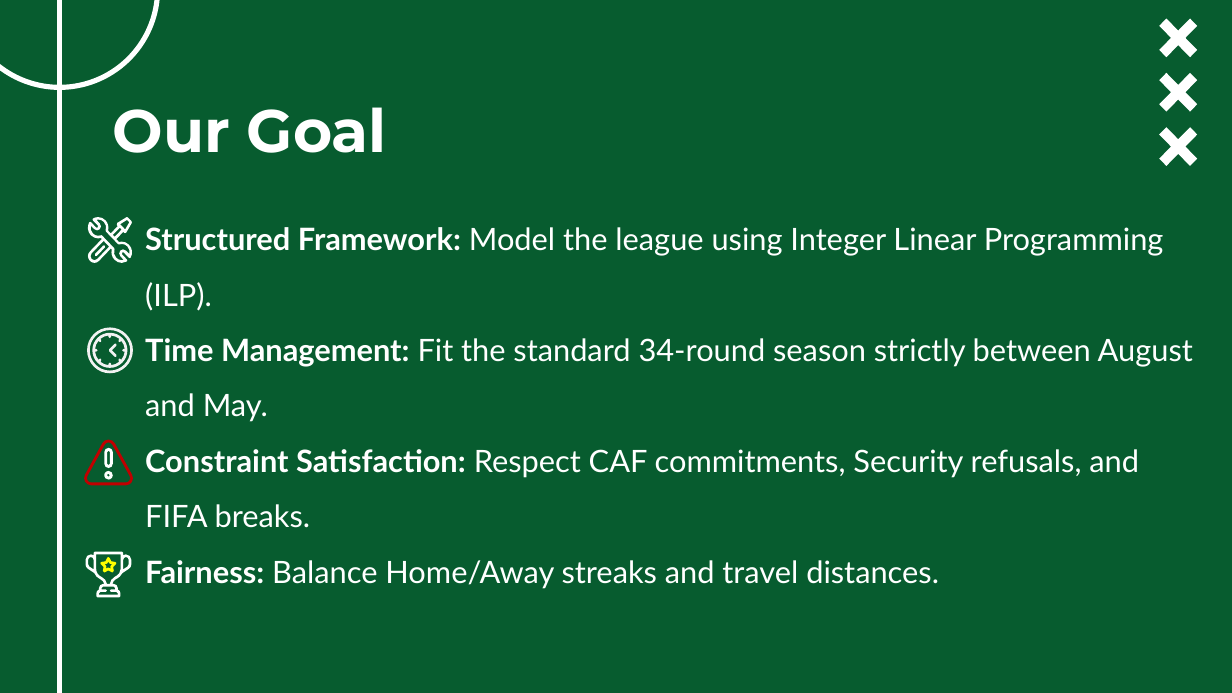
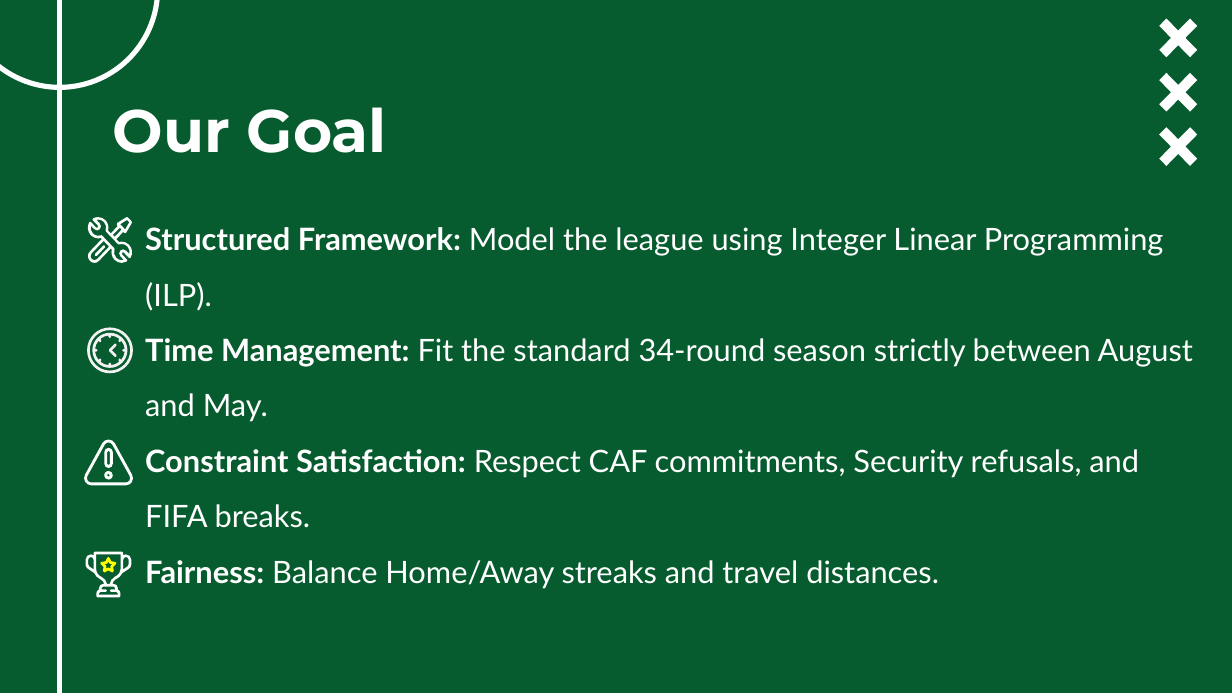
Before and after one commit to ghassanelgendy/egyptian-premier-league-schedule-optimizer, a slide deck: slide 6 of Documentations/presentation V1.pptx (slide 4 before the commit). Drawn at 1232x693 pixels with LibreOffice and Linux fonts; fonts in the diff are those of the drawing; background and template pictures are left out. Boxes give left, top, right and bottom in pixels: in the first picture for what was removed or moved away, otherwise in the second. Text is boxed around its words. In the diff, an @@ line names an element or a change of style, - is before the commit and + after.

```diff
--- a/Documentations/presentation V1.pptx
+++ b/Documentations/presentation V1.pptx
@@ freeform shape at (84, 440, 133, 485): fill #C00000 to #FFFFFF @@
```
Also in this commit, not shown: 6 other slides changed, 3 slides added, 4 other files.
